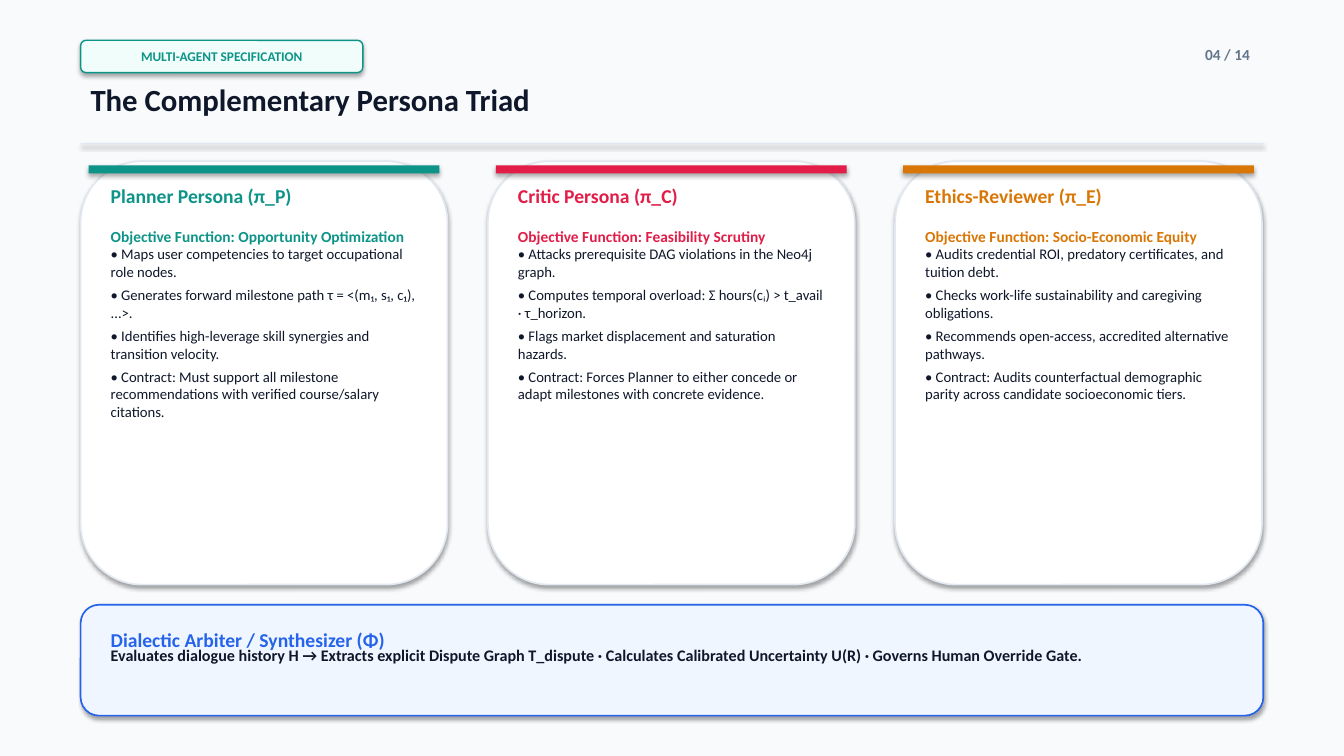
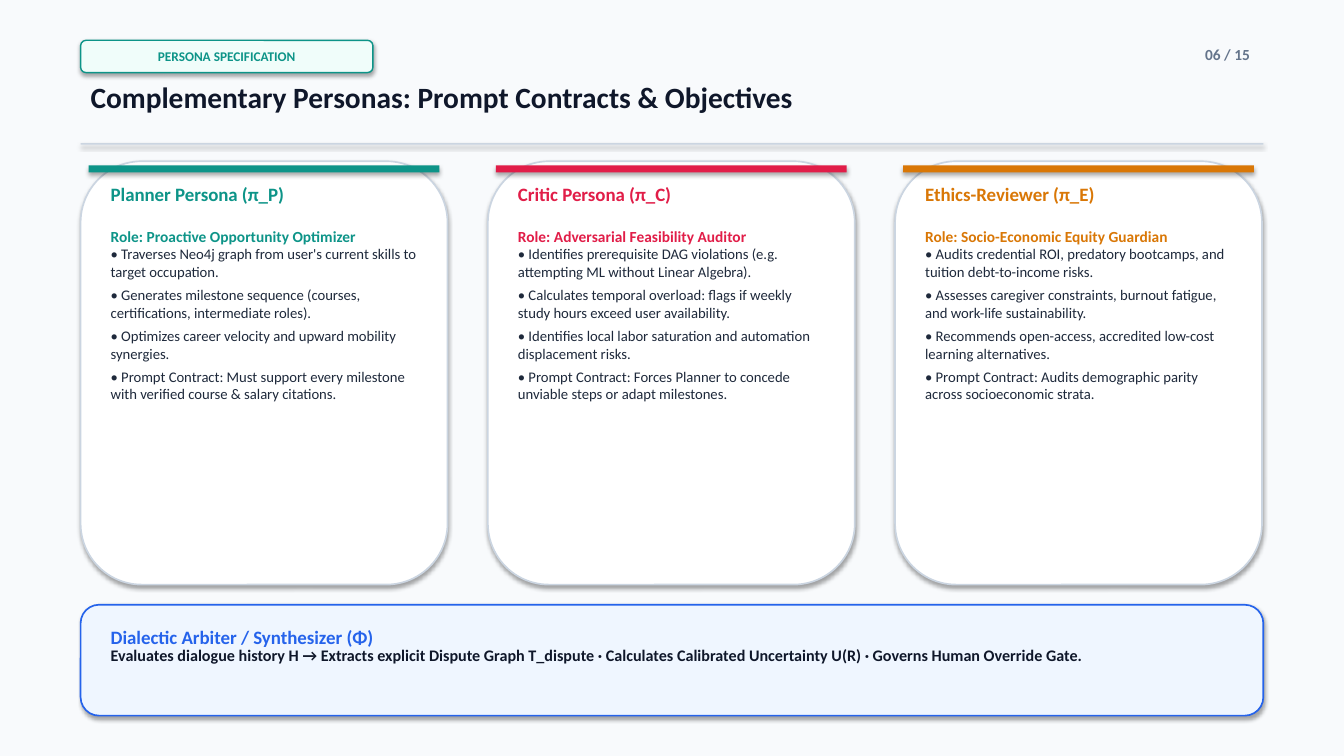
Before and after one commit to parth2024-tech/rai-project, a slide deck: slide 6 of Debate_Career_Guidance_Agent_Presentation.pptx (slide 4 before the commit). Drawn at 1344x756 pixels with LibreOffice and Linux fonts; fonts in the diff are those of the drawing. Boxes give left, top, right and bottom in pixels: in the first picture for what was removed or moved away, otherwise in the second. Text is boxed around its words. In the diff, an @@ line names an element or a change of style, - is before the commit and + after.

```diff
--- a/Debate_Career_Guidance_Agent_Presentation.pptx
+++ b/Debate_Career_Guidance_Agent_Presentation.pptx
@@ rounded rectangle "PERSONA SPECIFICATION": place and size @@
-rounded rectangle "PERSONA SPECIFICATION" at bbox=[81, 40, 363, 73]
+rounded rectangle "PERSONA SPECIFICATION" at bbox=[81, 40, 373, 73]
@@ text in rounded rectangle at bbox=[158, 52, 296, 61]: text changed @@
-MULTI-AGENT SPECIFICATION
+PERSONA SPECIFICATION
@@ text at bbox=[1205, 49, 1250, 60]: text changed @@
-04 / 14
+06 / 15
@@ text at bbox=[91, 87, 793, 113]: text changed; size 22 to 21 pt @@
-The Complementary Persona Triad
+Complementary Personas: Prompt Contracts & Objectives
@@ rectangle at bbox=[81, 143, 1263, 144]: fill #E2E8F0 to #CBD5E1 @@
@@ outline #E2E8F0 1.2 pt to #CBD5E1 1.2 pt in 3 elements at bbox=[81, 161, 448, 585], bbox=[488, 161, 855, 585], bbox=[895, 161, 1262, 585] @@
@@ size 14 to 13.5 pt in 4 elements at bbox=[111, 630, 374, 650], bbox=[111, 187, 284, 204], bbox=[518, 187, 671, 204], bbox=[925, 187, 1094, 204] @@
@@ text at bbox=[111, 231, 416, 402]: text changed; text colour #0F172A to #1E293B @@
-Objective Function: Opportunity Optimization
-• Maps user competencies to target occupational role nodes.
-• Generates forward milestone path τ = <(m₁, s₁, c₁), ...>.
-• Identifies high-leverage skill synergies and transition velocity.
-• Contract: Must support all milestone recommendations with verified course/salary citations.
+Role: Proactive Opportunity Optimizer
+• Traverses Neo4j graph from user's current skills to target occupation.
+• Generates milestone sequence (courses, certifications, intermediate roles).
+• Optimizes career velocity and upward mobility synergies.
+• Prompt Contract: Must support every milestone with verified course & salary citations.
@@ text at bbox=[518, 231, 810, 402]: text changed; text colour #0F172A to #1E293B @@
-Objective Function: Feasibility Scrutiny
-• Attacks prerequisite DAG violations in the Neo4j graph.
-• Computes temporal overload: Σ hours(cᵢ) > t_avail · τ_horizon.
-• Flags market displacement and saturation hazards.
-• Contract: Forces Planner to either concede or adapt milestones with concrete evidence.
+Role: Adversarial Feasibility Auditor
+• Identifies prerequisite DAG violations (e.g. attempting ML without Linear Algebra).
+• Calculates temporal overload: flags if weekly study hours exceed user availability.
+• Identifies local labor saturation and automation displacement risks.
+• Prompt Contract: Forces Planner to concede unviable steps or adapt milestones.
@@ text at bbox=[925, 231, 1224, 399]: text changed; text colour #0F172A to #1E293B @@
-Objective Function: Socio-Economic Equity
-• Audits credential ROI, predatory certificates, and tuition debt.
-• Checks work-life sustainability and caregiving obligations.
-• Recommends open-access, accredited alternative pathways.
-• Contract: Audits counterfactual demographic parity across candidate socioeconomic tiers.
+Role: Socio-Economic Equity Guardian
+• Audits credential ROI, predatory bootcamps, and tuition debt-to-income risks.
+• Assesses caregiver constraints, burnout fatigue, and work-life sustainability.
+• Recommends open-access, accredited low-cost learning alternatives.
+• Prompt Contract: Audits demographic parity across socioeconomic strata.
```
Also in this commit, not shown: 9 other slides changed, 5 slides added, 4 slides removed, 3 other files.
